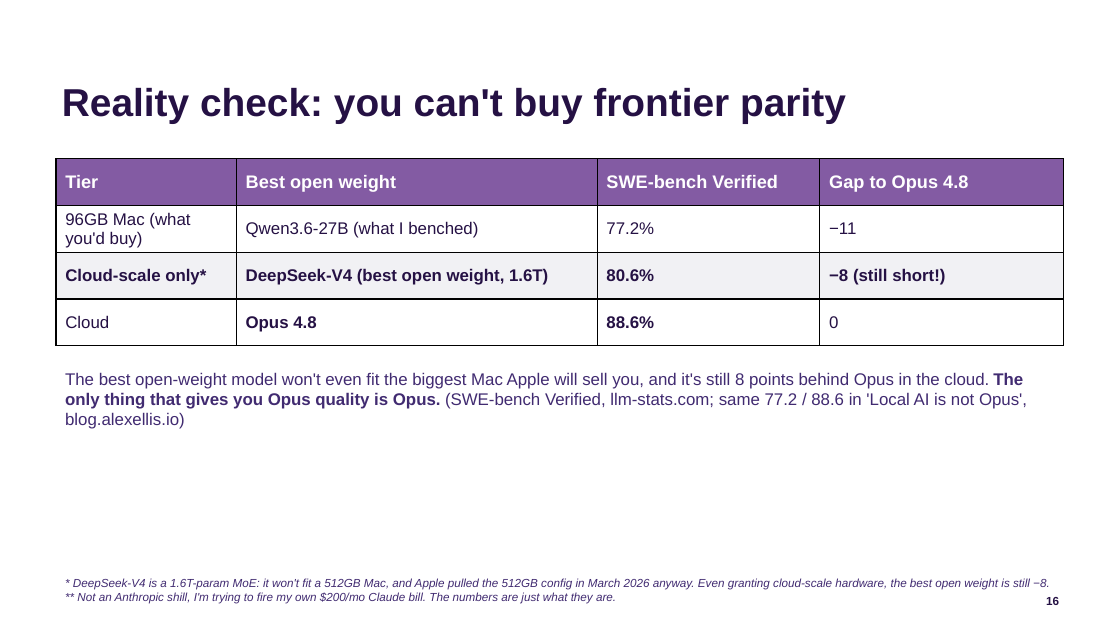
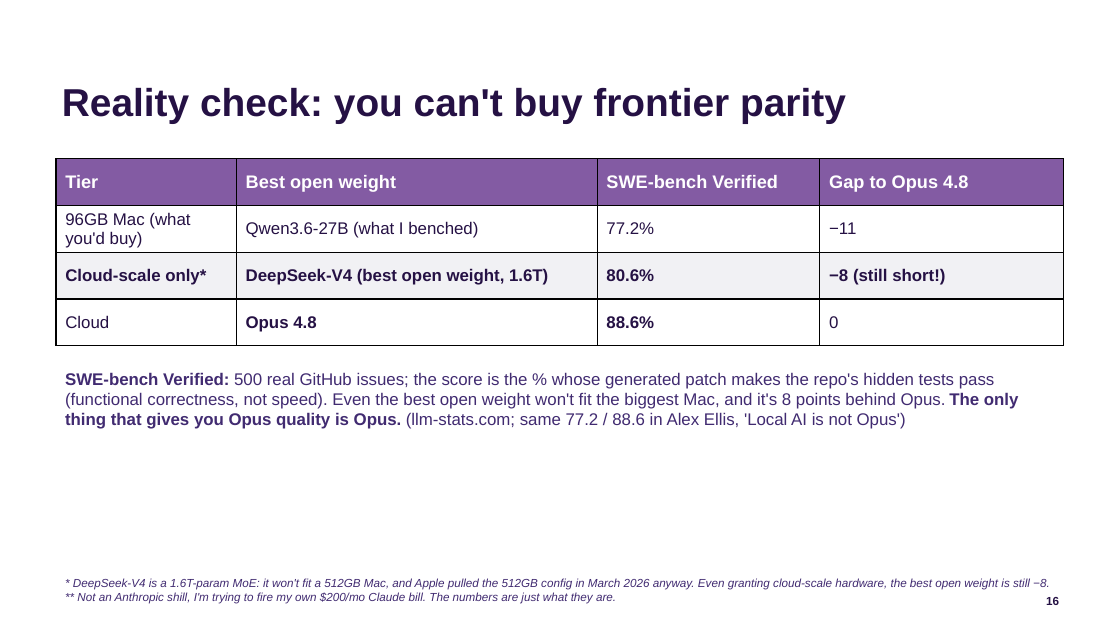
Before and after one commit to jconnolly/local-llm-pi5, a slide deck: slide 16 of local-llm-datasociety.pptx. Drawn at 1120x630 pixels with LibreOffice and Linux fonts; fonts in the diff are those of the drawing; background and template pictures are left out. Boxes give left, top, right and bottom in pixels: in the first picture for what was removed or moved away, otherwise in the second. Text is boxed around its words. In the diff, an @@ line names an element or a change of style, - is before the commit and + after.

Commit message:
Add Pi auto-router to next-steps + explain SWE-bench (what it is, %=tests pass, not speed)

```diff
--- a/local-llm-datasociety.pptx
+++ b/local-llm-datasociety.pptx
@@ text at [65, 372, 1019, 429]: text changed @@
-The best open-weight model won't even fit the biggest Mac Apple will sell you, and it's still 8 points behind Opus in the cloud. The only thing that gives you Opus quality is Opus. (SWE-bench Verified, llm-stats.com; same 77.2 / 88.6 in 'Local AI is not Opus', blog.alexellis.io)
+SWE-bench Verified: 500 real GitHub issues; the score is the % whose generated patch makes the repo's hidden tests pass (functional correctness, not speed). Even the best open weight won't fit the biggest Mac, and it's 8 points behind Opus. The only thing that gives you Opus quality is Opus. (llm-stats.com; same 77.2 / 88.6 in Alex Ellis, 'Local AI is not Opus')
```
Also in this commit, not shown: 1 other slide changed, 3 other files.
